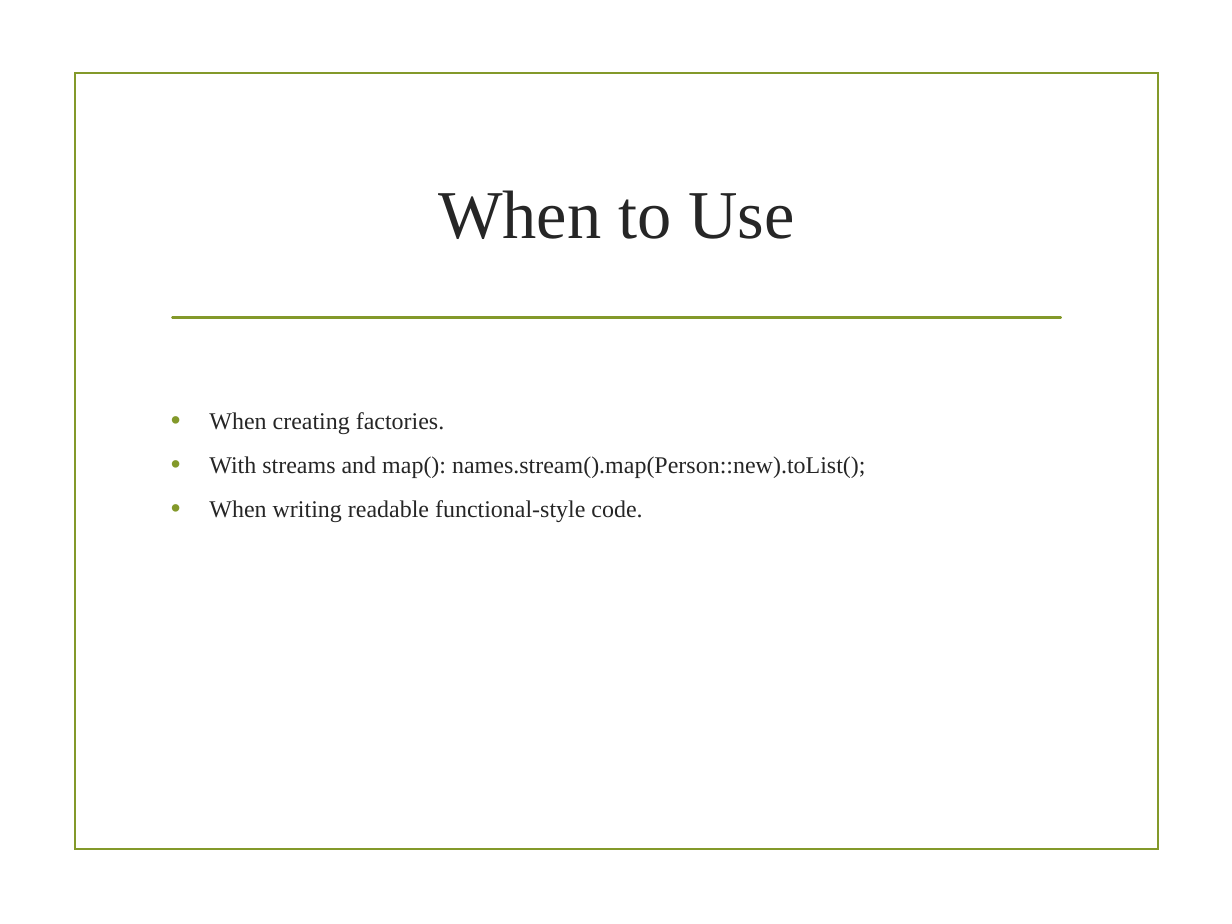
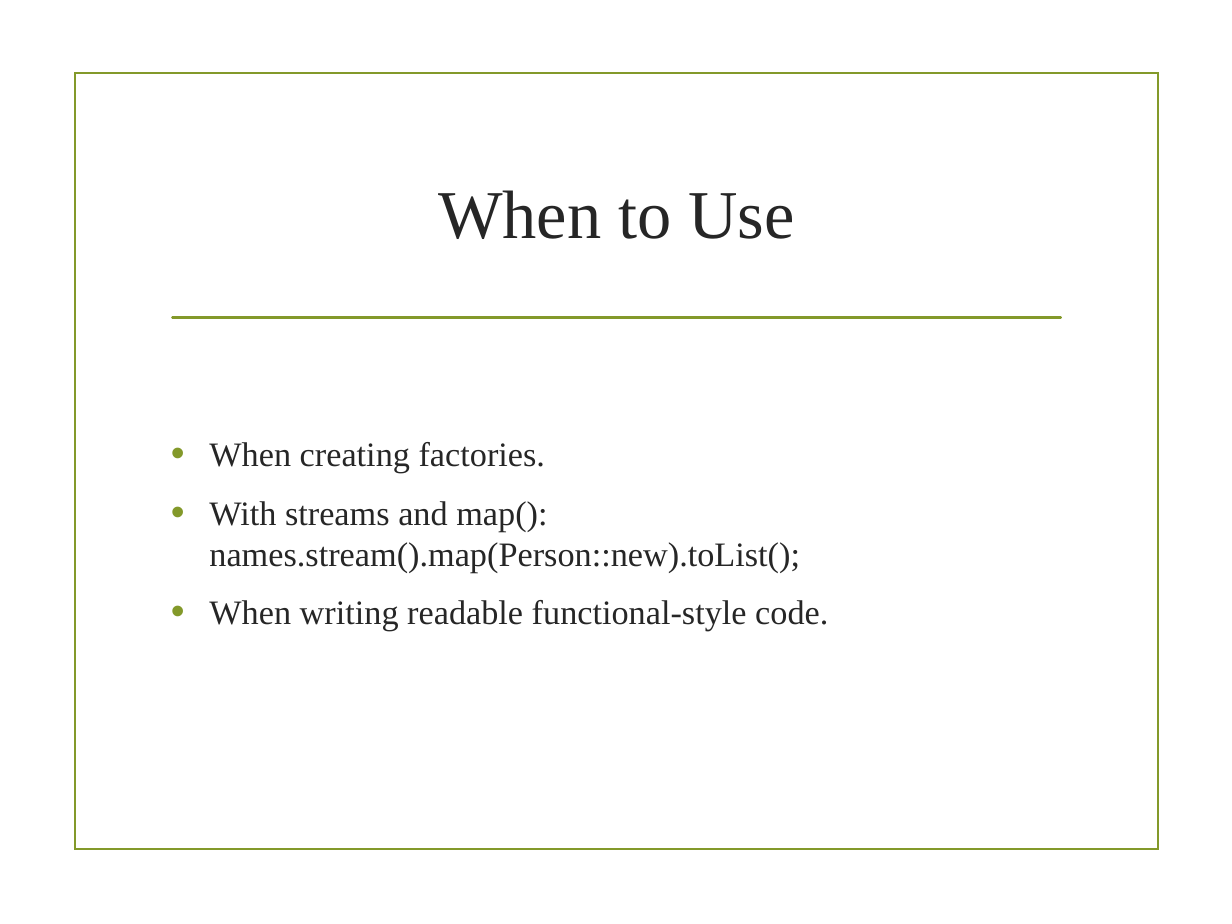
Before and after one commit to guruprasad-hd178/GEC_PARVAM_2025, a slide deck: slide 9 of Constructor_References_Class_new.pptx. Drawn at 1232x924 pixels with LibreOffice and Linux fonts; fonts in the diff are those of the drawing; background and template pictures are left out. Boxes give left, top, right and bottom in pixels: in the first picture for what was removed or moved away, otherwise in the second. Text is boxed around its words. In the diff, an @@ line names an element or a change of style, - is before the commit and + after.

```diff
--- a/Constructor_References_Class_new.pptx
+++ b/Constructor_References_Class_new.pptx
@@ text "When creating factories." at bbox=[209, 442, 828, 631]: size 14 to 20 pt; more space between paragraphs @@
```
Also in this commit, not shown: 10 other slides changed, 19 other files.
